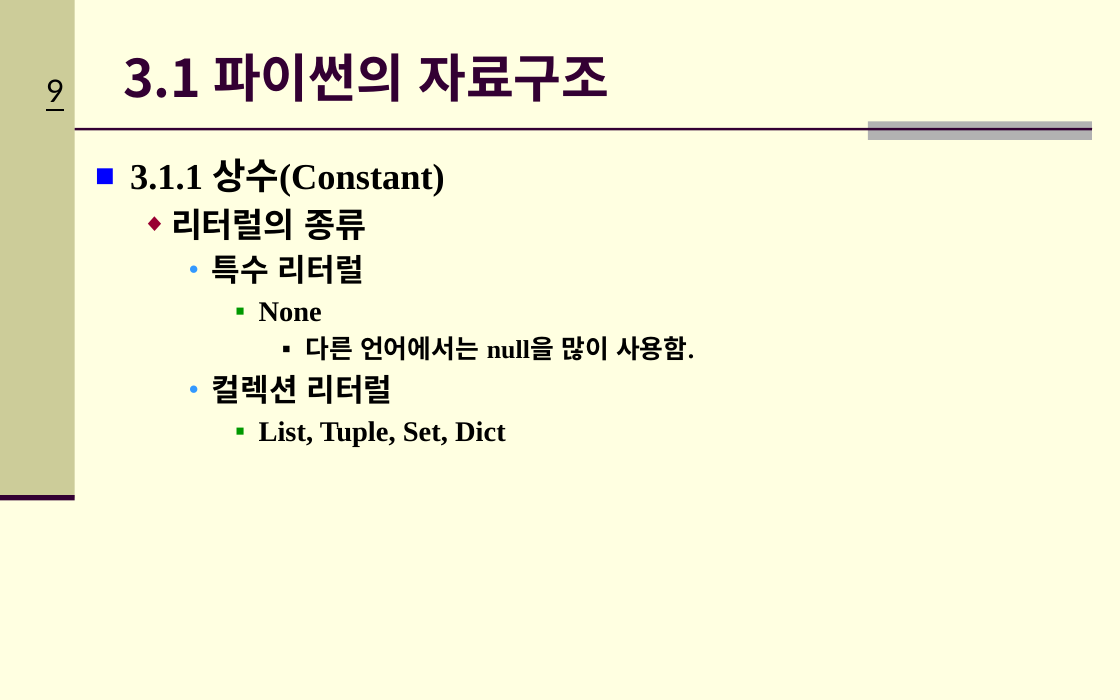
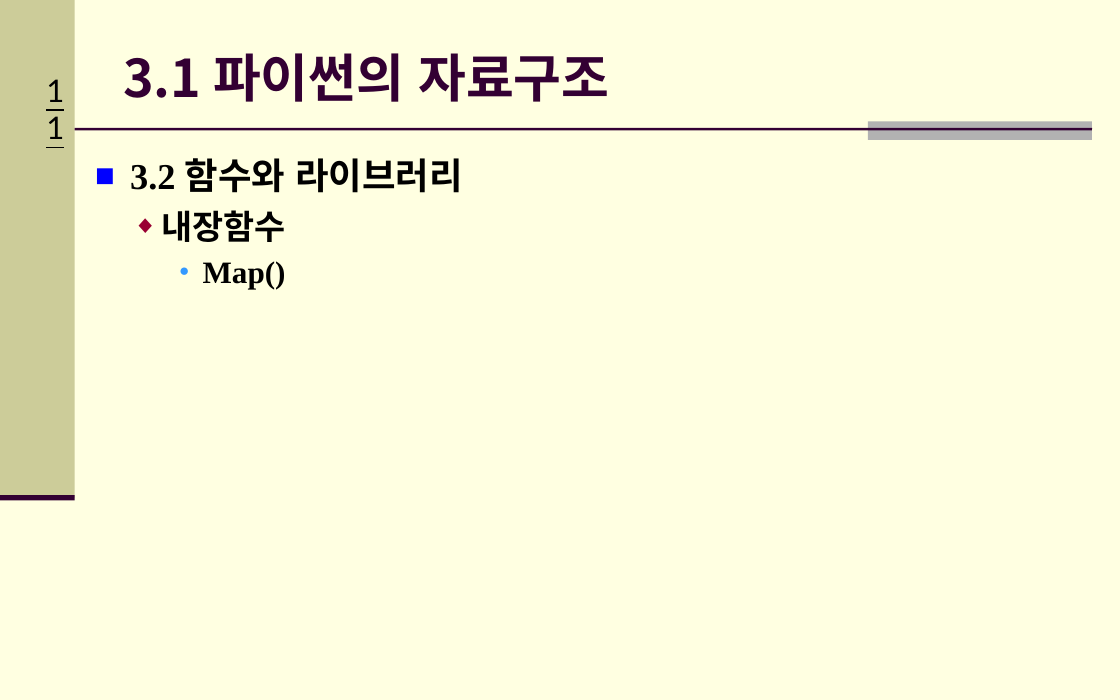
Before and after one commit to Hitbee-dev/OpenCV-Python, a slide deck: slide 11 of 2022-09-20/documents/CH_03_파이썬 기초_실습2.pptx (slide 9 before the commit). Drawn at 1120x700 pixels with LibreOffice and Linux fonts; fonts in the diff are those of the drawing; background and template pictures are left out. Boxes give left, top, right and bottom in pixels: in the first picture for what was removed or moved away, otherwise in the second. Text is boxed around its words. In the diff, an @@ line names an element or a change of style, - is before the commit and + after.

```diff
--- a/2022-09-20/documents/CH_03_파이썬 기초_실습2.pptx
+++ b/2022-09-20/documents/CH_03_파이썬 기초_실습2.pptx
@@ page number at [46, 79, 64, 102]: text changed @@
-9
+11
@@ text at [130, 158, 462, 193]: text changed; size 18.3 to 23.3 pt @@
-■ 3.1.1 상수(Constant)
-  ◆ 리터럴의 종류
-    ● 특수 리터럴
-      ▪ None
-        ▪ 다른 언어에서는 null을 많이 사용함.
-    ● 컬렉션 리터럴
-      ▪ List, Tuple, Set, Dict
+■ 3.2 함수와 라이브러리
@@ text added at [162, 210, 286, 289], 20 pt, text #000000, bold @@
+  ◆ 내장함수
+    ● Map()
```
Also in this commit, not shown: 3 other slides changed, 2 slides added, 12 slides removed, 1 other file.
